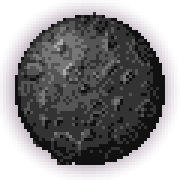
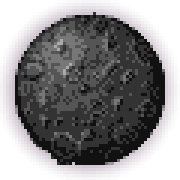
Two versions of the same layered image (180×180). Layer-by-layer changes:
painted on "Layer" over (15, 15, 165, 165)
